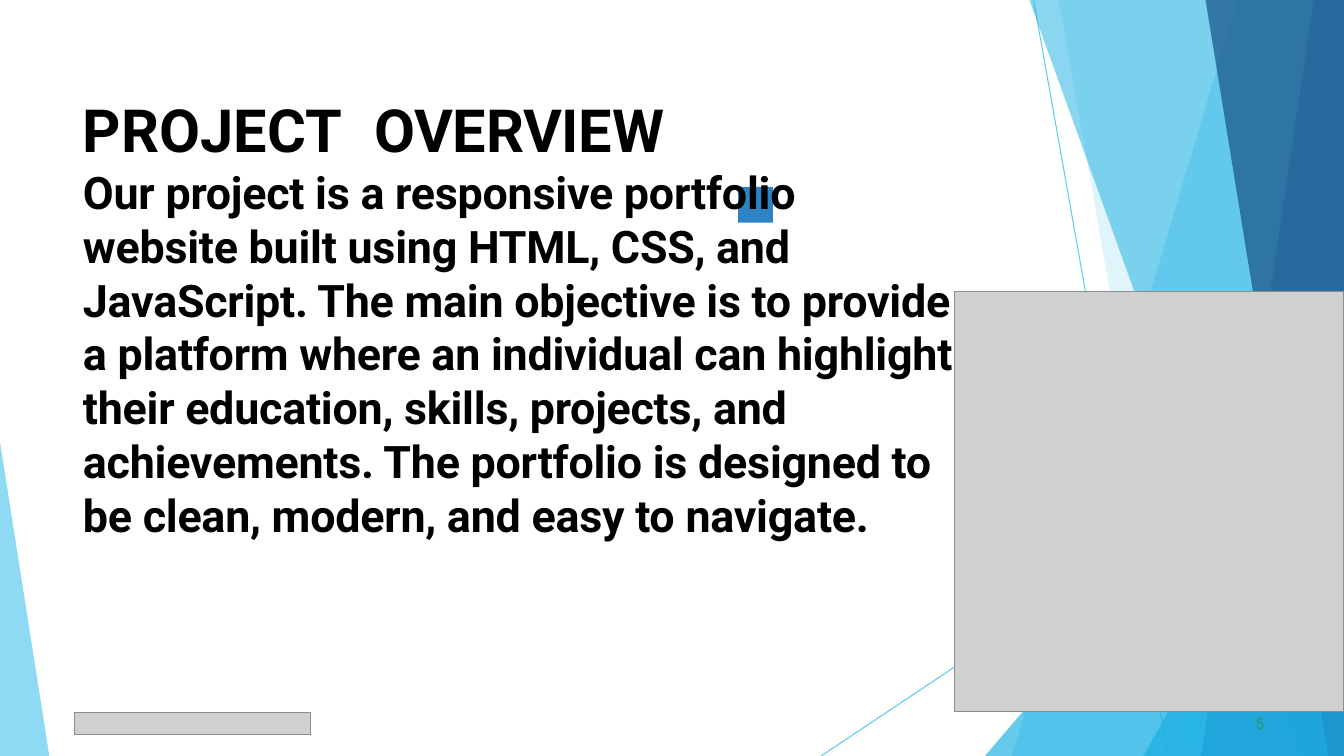
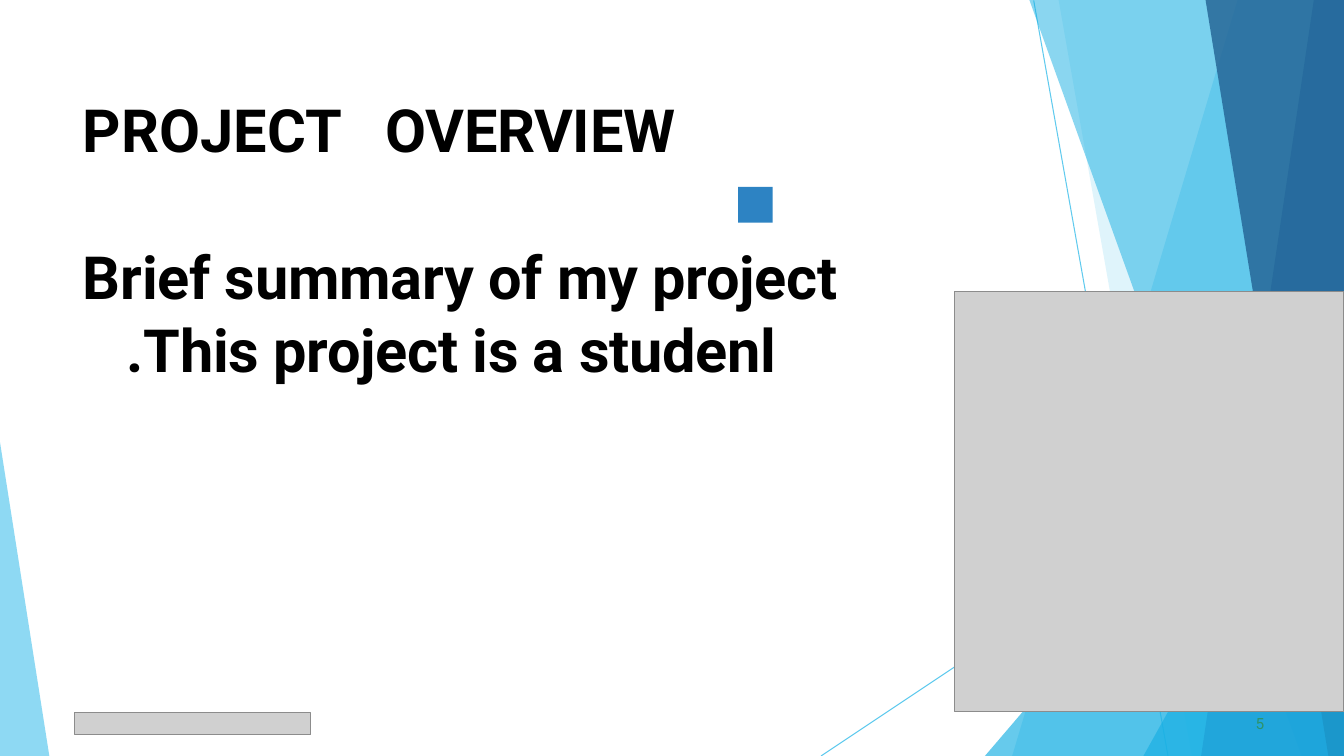
Before and after one commit to kathir13102005/Kathir, a slide deck: slide 5 of PPT FWD TNSDC 2025.pptx. Drawn at 1344x756 pixels with LibreOffice and Linux fonts; fonts in the diff are those of the drawing; grey boxes stand for pictures. Boxes give left, top, right and bottom in pixels: in the first picture for what was removed or moved away, otherwise in the second. Text is boxed around its words. In the diff, an @@ line names an element or a change of style, - is before the commit and + after.

```diff
--- a/PPT FWD TNSDC 2025.pptx
+++ b/PPT FWD TNSDC 2025.pptx
@@ title removed at (83,109,952,542) @@
-PROJECT OVERVIEW
-Our project is a responsive portfolio website built using HTML, CSS, and JavaScript. The main objective is to provide a platform where an individual can highlight their education, skills, projects, and achievements. The portfolio is designed to be clean, modern, and easy to navigate.
@@ title added at (83,109,838,385), 42.5 pt, text #000000, bold @@
+PROJECT OVERVIEW
+Brief summary of my project
+.This project is a studenl
```
Also in this commit, not shown: 8 other slides changed, 2 slides added, 2 slides removed.
